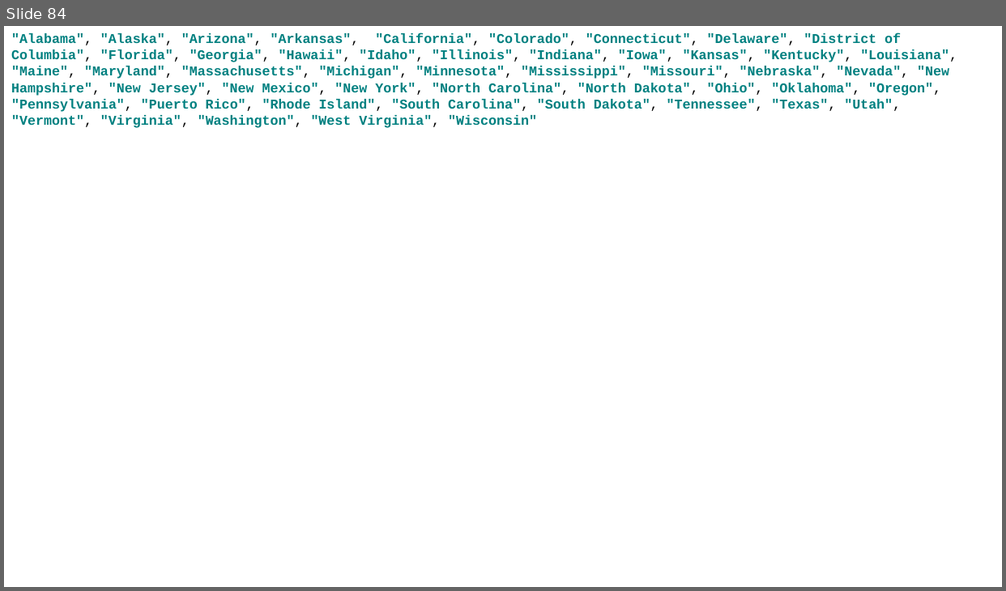
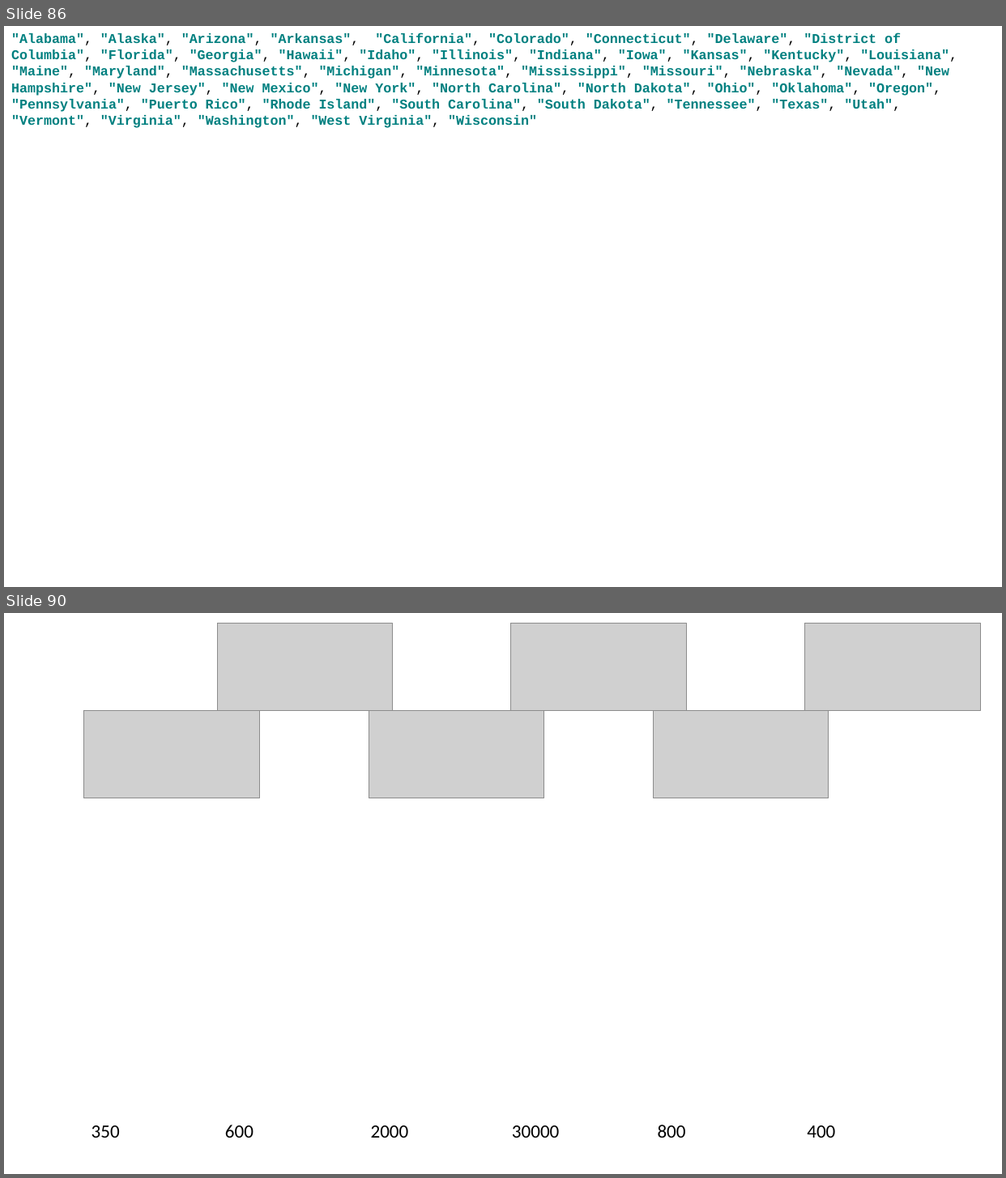
Before and after one commit to pcyoung75/GlobalForecasting, a slide deck: doc/Paper Images.pptx. Shown one above the other, each under a label of ours: slide 84 before the commit, slides 86 and 90 after it; the slides between them are not shown. The pictures are 1006x591 and 1006x1178 pixels, drawn with LibreOffice and Linux fonts; fonts in the diff are those of the drawing; grey boxes stand for pictures; background and template pictures are left out. Boxes give left, top, right and bottom in pixels: in the first picture for what was removed or moved away, otherwise in the second. Text is boxed around its words. In the diff, an @@ line names an element or a change of style, - is before the commit and + after.

```diff
--- a/doc/Paper Images.pptx
+++ b/doc/Paper Images.pptx
@@ slide 90 added at [4, 613, 1002, 1174], background picture (left out) @@
@@ picture added at [217, 624, 393, 711] @@
@@ picture added at [511, 624, 686, 711] @@
@@ picture added at [805, 624, 980, 711] @@
@@ picture added at [84, 711, 259, 798] @@
@@ picture added at [368, 711, 543, 798] @@
@@ picture added at [653, 711, 829, 798] @@
@@ text added at [91, 1125, 835, 1138], 18 pt, text #000000 @@
+350 600 2000 30000 800 400
@@ what was slide 84 is now slide 86 @@
```
Also in this commit, not shown: 5 slides changed, 8 other slides added, 5 other files.
